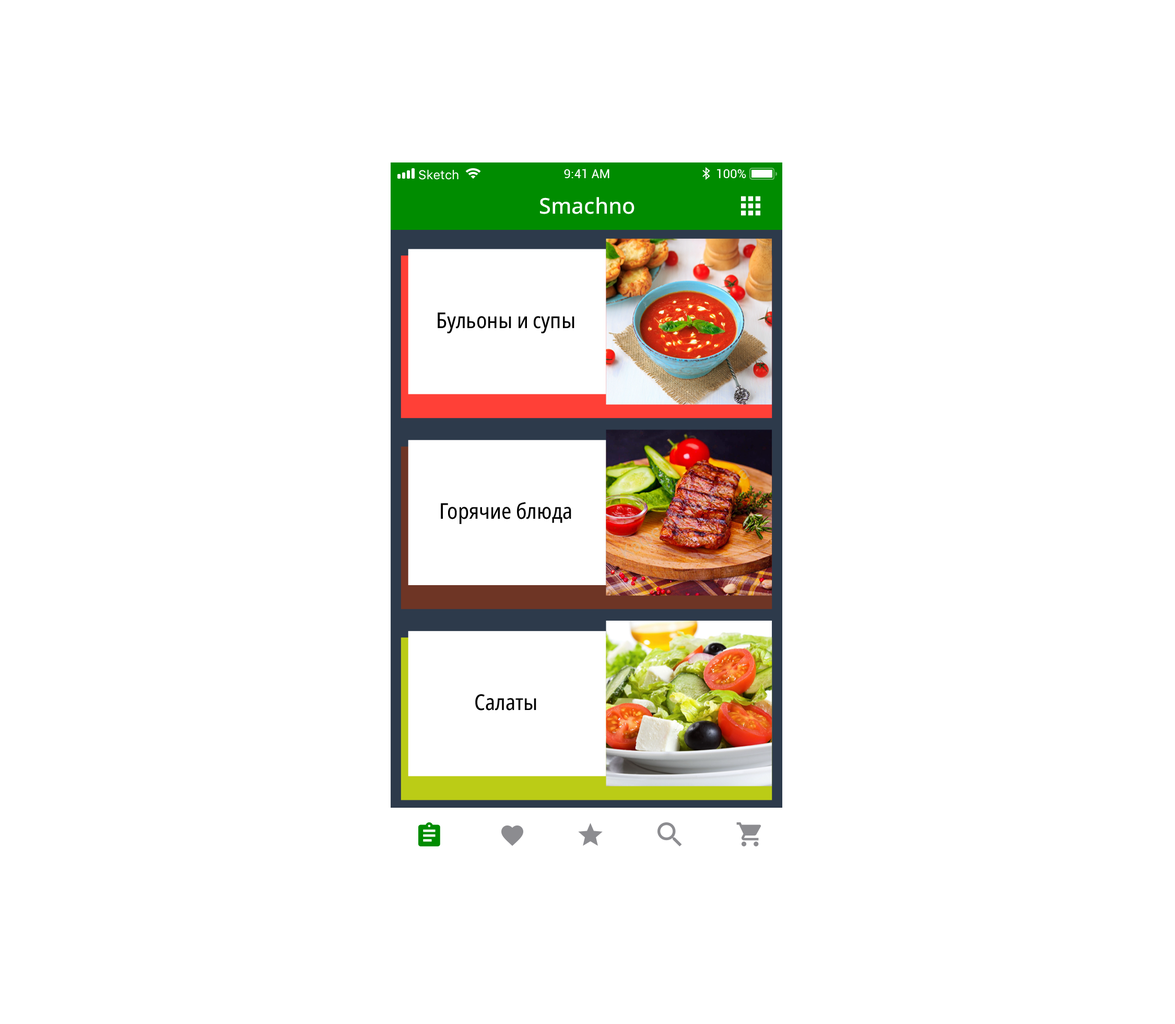
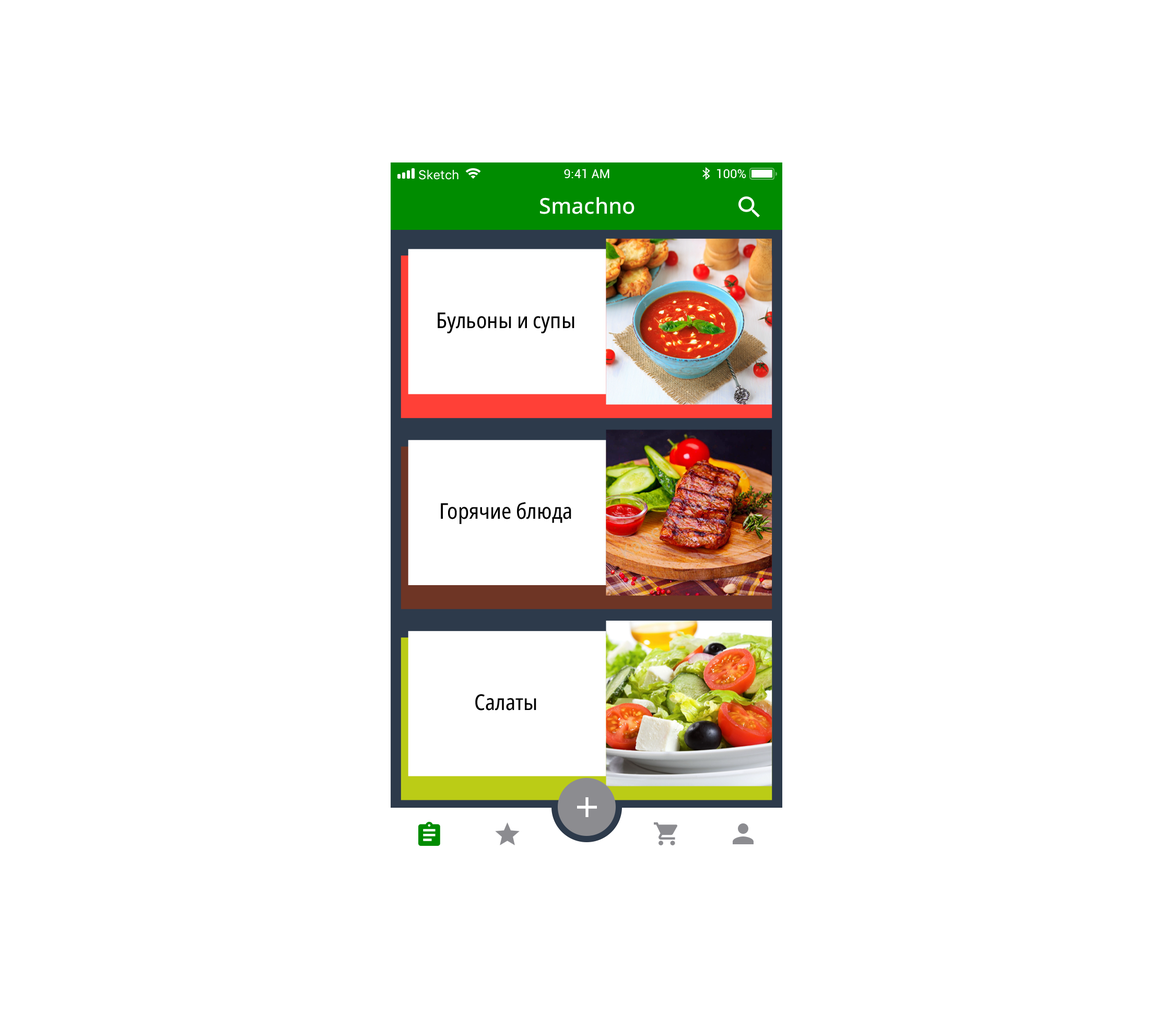
The second 1175px x 1024px image is a revision of the first. Changes to its layers:
added group "menu" (1st of 2, in "smachno_home") with 10 layers in group "smachno_home" over [418, 777, 762, 847]
added layer "-e-profile" in group "menu" over [732, 823, 754, 845]
added layer "-e-home" (1st of 2, in "smachno_home" › "menu") in group "menu" over [418, 821, 441, 846]
added layer "-e-favorit" (1st of 2, in "smachno_home" › "menu") in group "menu" over [495, 822, 520, 846]
added group "-e-add_circle" with 2 layers in group "menu" over [557, 777, 616, 836]
added layer "-e-add" in group "-e-add_circle" over [577, 797, 598, 817]
added layer "Ellipse 1" in group "-e-add_circle" over [557, 777, 616, 836]
added layer "-e-shop" (1st of 2, in "smachno_home" › "menu") in group "menu" over [654, 822, 678, 846]
added layer "Compound Shape" (1st of 11, in "smachno_home" › "menu") in group "menu" over [418, 807, 762, 847]
added layer "-e-search" (1st of 2, in "smachno_home") in group "smachno_home" over [738, 196, 761, 218]
hid "-e-more" over [740, 195, 761, 216]
hid group "menu" (2nd of 2, in "smachno_home") (6 layers) over [418, 807, 762, 847]
painted on "-e-search" (2nd of 2, in "smachno_home" › "menu") over [658, 825, 675, 839]
